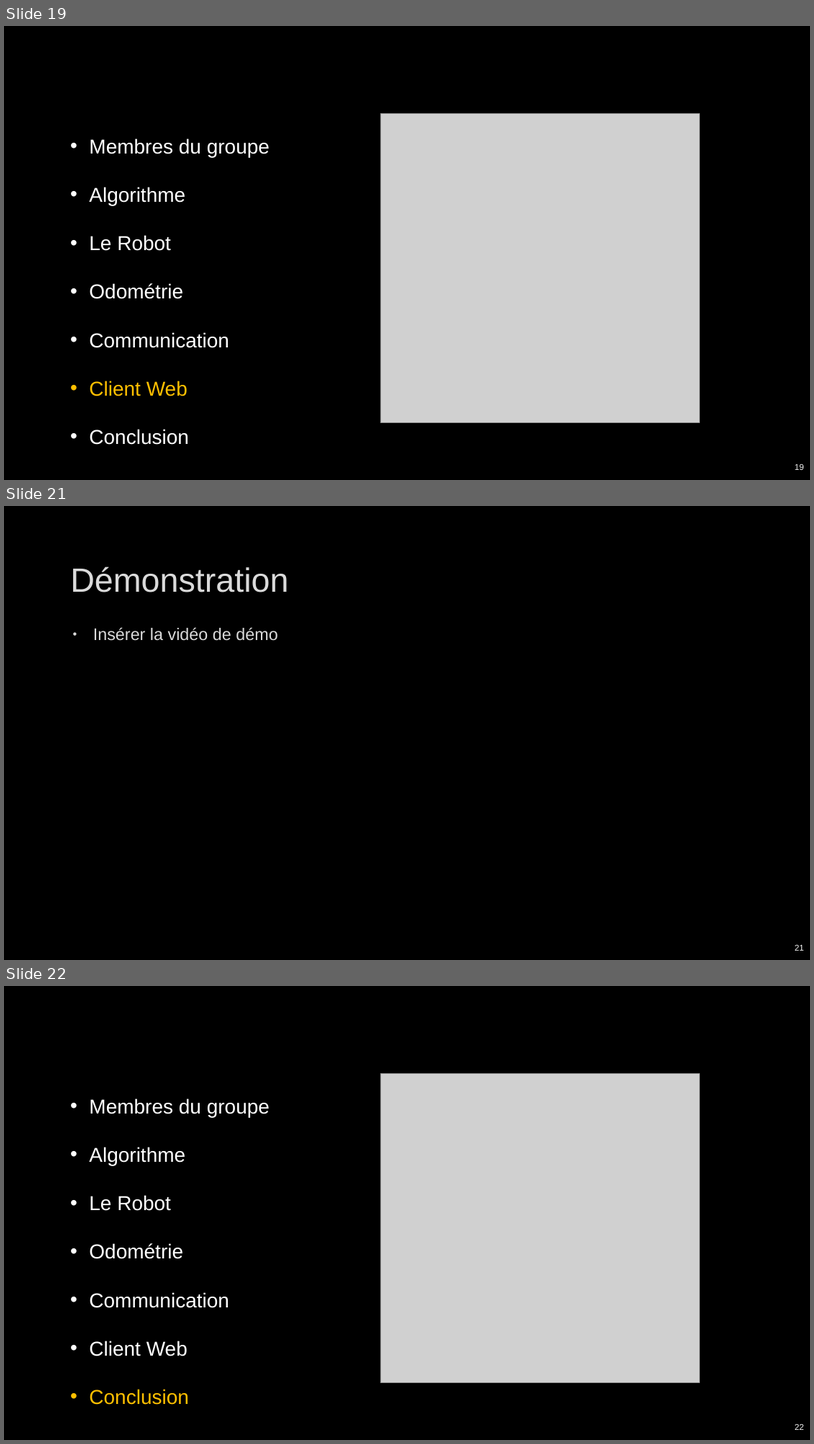
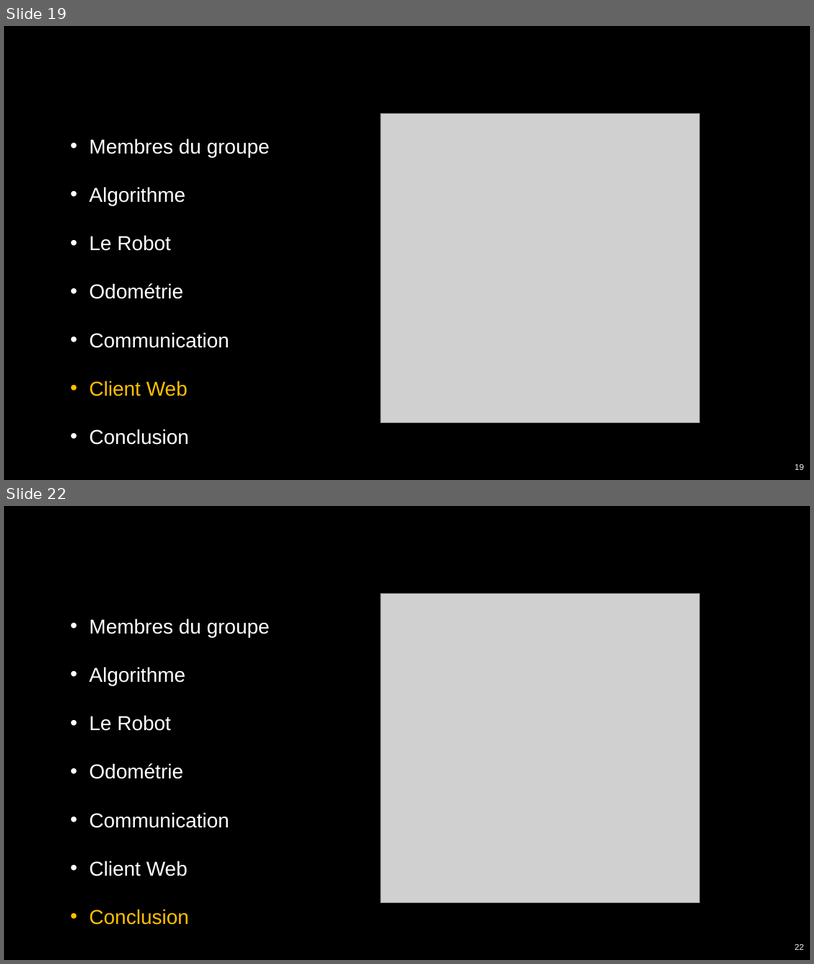
Before and after one commit to CyrilPy/BadMonkey, a slide deck: Gestion projet/Projet intégration robotique – IMERIR.pptx. Shown one above the other, each under a label of ours: slides 19, 21 and 22 before the commit, slides 19 and 22 after it; the slides between them are not shown. The pictures are 814x1444 and 814x964 pixels, drawn with LibreOffice and Linux fonts; fonts in the diff are those of the drawing; grey boxes stand for pictures; background and template pictures are left out. Boxes give left, top, right and bottom in pixels: in the first picture for what was removed or moved away, otherwise in the second. Text is boxed around its words. In the diff, an @@ line names an element or a change of style, - is before the commit and + after.

```diff
--- a/Gestion projet/Projet intégration robotique – IMERIR.pptx
+++ b/Gestion projet/Projet intégration robotique – IMERIR.pptx
@@ slide 21 removed at <box>4,506,810,960</box>, background picture (left out) @@
@@ title removed at <box>70,566,288,592</box> @@
-Démonstration
@@ text removed at <box>93,627,278,641</box> @@
-• Insérer la vidéo de démo
@@ page number removed at <box>795,944,805,950</box> @@
-21
```
Also in this commit, not shown: 2 slides changed, 1 slide added.
